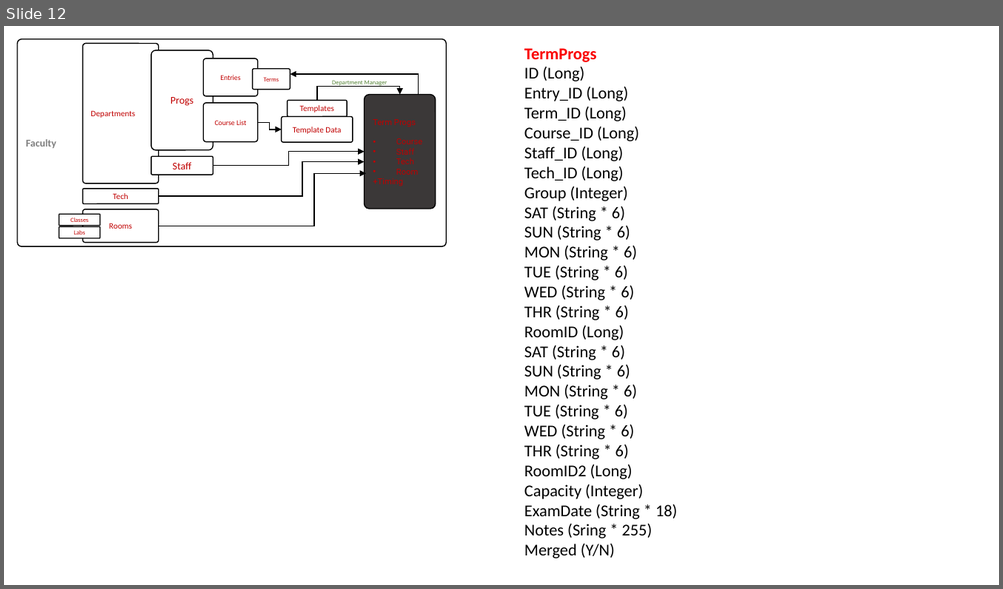
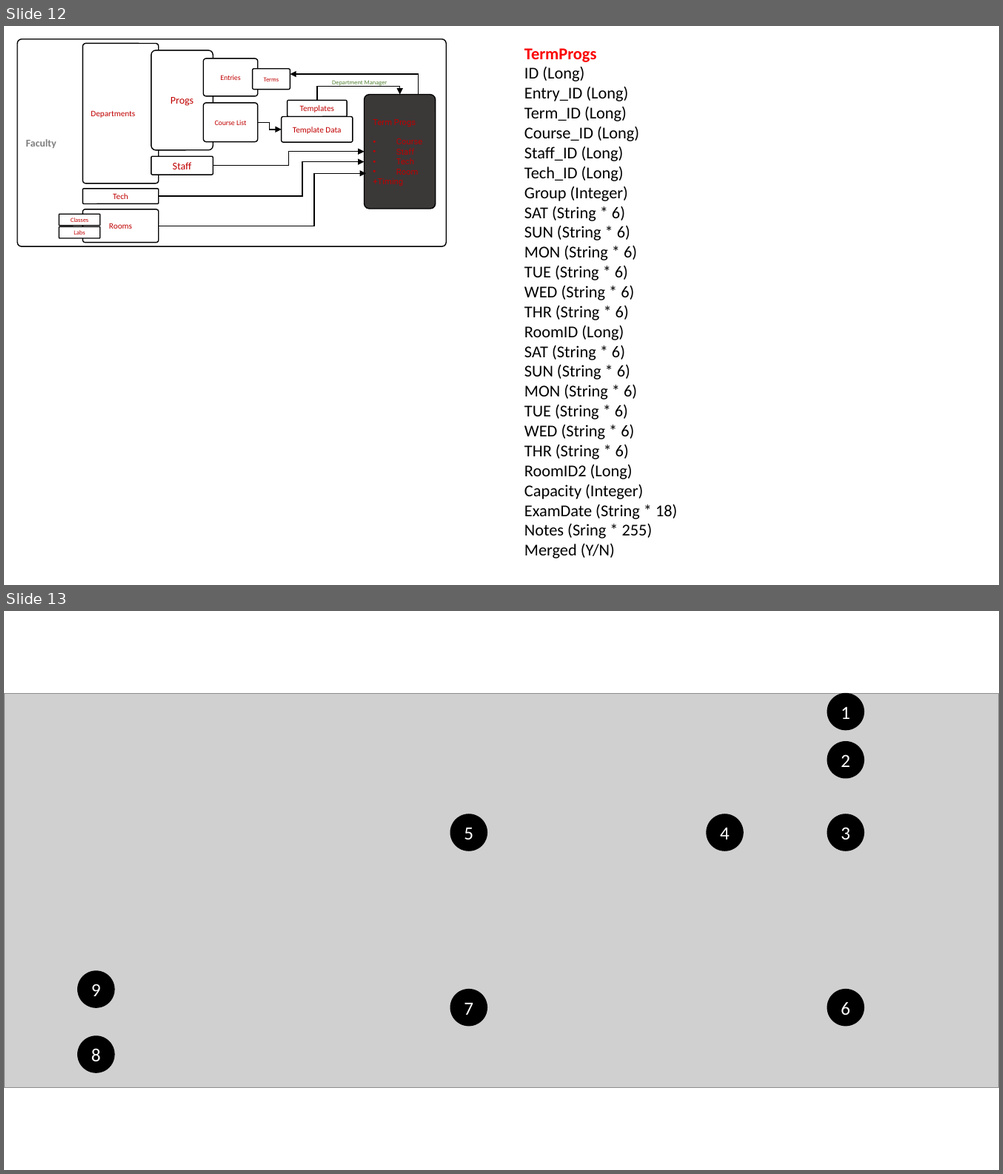
Before and after one commit to msht-ir/nextermVB, a slide deck: User Guide/NexTerm Chart.pptx. Shown one above the other, each under a label of ours: slide 12 before the commit, slides 12 and 13 after it. The pictures are 1003x589 and 1003x1174 pixels, drawn with LibreOffice and Linux fonts; fonts in the diff are those of the drawing; grey boxes stand for pictures. Boxes give left, top, right and bottom in pixels: in the first picture for what was removed or moved away, otherwise in the second. Text is boxed around its words. In the diff, an @@ line names an element or a change of style, - is before the commit and + after.

```diff
--- a/User Guide/NexTerm Chart.pptx
+++ b/User Guide/NexTerm Chart.pptx
@@ slide 13 added at (4,611,999,1170), background #FFFFFF @@
@@ group added at (4,694,999,1088): 9 ellipses, 1 picture @@
+1
+2
+3
+4
+5
+6
+7
+8
+9
```
Also in this commit, not shown: 9 other files.
